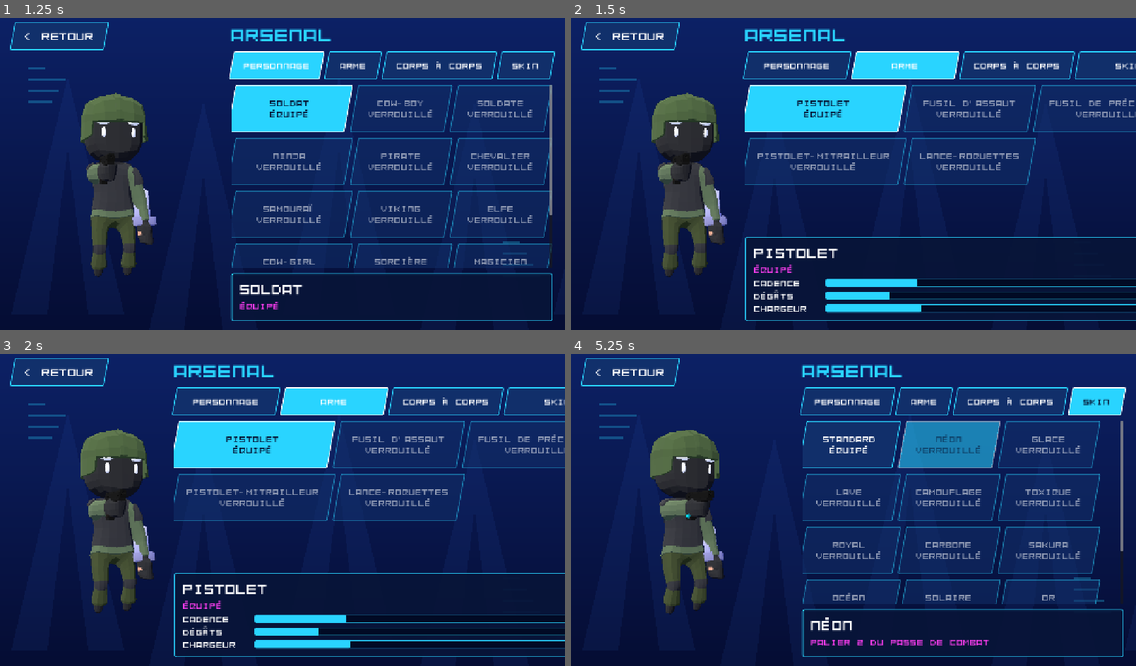
Above: before the commit, frames 1-4 (two rows, left to right).
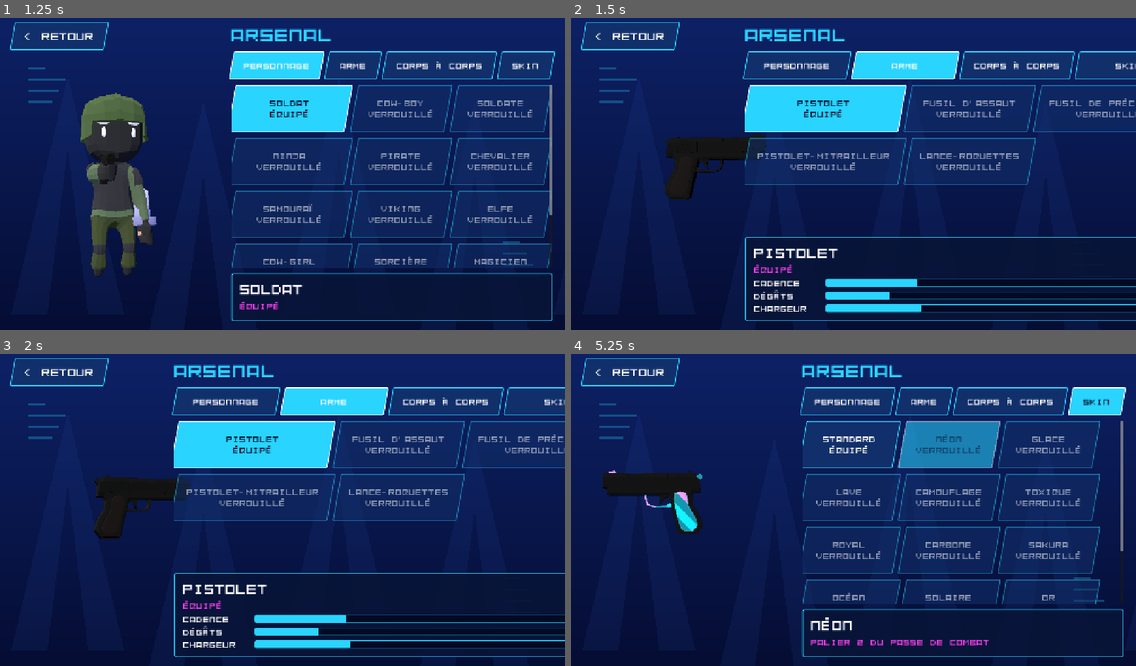
Above: after the commit, the same moments.

Repository: mariusortiz/overclock
Game: Godot game, scene res://scenes/armory.tscn
Two runs of this game, one before a commit and one after it. Both use one fixed random seed, a clock stepped at 60 frames per second and the inputs below. This scene is started directly instead of the project's main scene.
Inputs:
- Up to frame 1 (1.25 s): click "PERSONNAGE" at 0.5 s
- Up to frame 2 (1.5 s): click "ARME" at 1.25 s
- Up to frame 3 (2 s): no input
- Up to frame 4 (5.25 s): click "PERSONNAGE" at 2 s; click "CORPS À CORPS" at 2.75 s; click "SKIN" at 3.5 s; click "Standard ÉQUIPÉ" at 4.25 s; click "Néon VERROUILLÉ" at 5 s

Frame 1 is identical in both runs. In frame 2, 5.4% of the frame differs, in the area x 14-35%, y 23-84%; in frame 3, 5.3%; in frame 4, 5.7%, in the area x 5-28%, y 24-84%.

Commit message:
Add weapon crates, skin kill effects and floating weapons in the armory
Co-Authored-By: Claude Fable 5.2 <noreply@anthropic.com>
Claude-Session: https://claude.ai/code/session_01TMrhLU8C9hMQ3DU14F1G1z

Diff:
--- a/scripts/armory.gd
+++ b/scripts/armory.gd
@@ -50,6 +50,15 @@
 	for i in _tab_bar.get_child_count():
 		(_tab_bar.get_child(i) as Button).button_pressed = i == index
 	_viewed = _equipped()
+	# Weapons are shown alone, floating; the character only in its own tab.
+	match _tabs[index].key:
+		Loadout.CHARACTER_KEY:
+			_stage.focus(CharacterStage.Focus.CHARACTER)
+		Loadout.MELEE_KEY:
+			_stage.focus(CharacterStage.Focus.MELEE)
+		_:
+			_stage.focus(CharacterStage.Focus.WEAPON)
+	_stage.show_loadout()
 	_refresh()
 
 
--- a/scripts/boss.gd
+++ b/scripts/boss.gd
@@ -53,6 +53,7 @@
 	model_height = info.height
 	model_hover = info.hover
 	drop_chance = 1.0
+	kill_effects_enabled = false
 
 
 func _ready() -> void:
--- a/scripts/character_model.gd
+++ b/scripts/character_model.gd
@@ -60,6 +60,24 @@
 		_animation_player.play(_animations[action], 0.0, 0.0)
 	else:
 		_animation_player.play(_animations[action], 0.15, speed)
+
+
+## Repaints the whole model in one color (death effects).
+func tint(color: Color, glow := 0.0) -> void:
+	var material := StandardMaterial3D.new()
+	material.albedo_color = color
+	if glow > 0.0:
+		material.emission_enabled = true
+		material.emission = color
+		material.emission_energy_multiplier = glow
+	for mesh: MeshInstance3D in find_children("*", "MeshInstance3D", true, false):
+		mesh.material_override = material
+
+
+## Stops on the current frame.
+func stop() -> void:
+	_current_action = &""
+	_animation_player.pause()
 
 
 ## Holds one frame of an action, `seconds` into its animation.
--- a/scripts/character_stage.gd
+++ b/scripts/character_stage.gd
@@ -2,12 +2,19 @@
 extends SubViewportContainer
 ## 3D showcase used by the menus: the player's character holding the chosen
 ## weapons, on a transparent background so the 2D backdrop shows through.
+## It can also show one weapon alone, floating and spinning (see `focus`).
+
+enum Focus { CHARACTER, WEAPON, MELEE }
 
 const TURN_SPEED := 0.35
 const TURN_RANGE := 0.5  # radians each side of facing the camera
+const SPIN_SPEED := 0.9
+const FLOAT_HEIGHT := 1.05
+const FLOAT_SCALE := {Focus.WEAPON: 2.6, Focus.MELEE: 1.6}
 
 var _time := 0.0
 var _character: CharacterModel
+var _focus := Focus.CHARACTER
 
 @onready var _pivot: Node3D = $SubViewport/World/Pivot
 @onready var _weapon_holder: Node3D = $SubViewport/World/Pivot/WeaponHolder
@@ -17,10 +24,32 @@
 func _process(delta: float) -> void:
 	# Sway around the pose facing the camera.
 	_time += delta
+	if _focus != Focus.CHARACTER:
+		# One weapon alone: it floats and turns on itself.
+		_pivot.rotation.y = PI
+		var holder := _weapon_holder if _focus == Focus.WEAPON else _melee_holder
+		holder.position = Vector3(0, FLOAT_HEIGHT + sin(_time * 1.6) * 0.05, 0)
+		holder.rotation = Vector3(0, _time * SPIN_SPEED, 0)
+		return
 	_pivot.rotation.y = PI + sin(_time * TURN_SPEED) * TURN_RANGE
 	if _character:
 		_character.place_in_hand(_weapon_holder, "R", false)
 		_character.place_in_hand(_melee_holder, "L", true, true)
+
+
+## What the stage shows: the character with the loadout in hand, or one
+## weapon alone.
+func focus(what: Focus) -> void:
+	_focus = what
+	if _character:
+		_character.visible = what == Focus.CHARACTER
+	_weapon_holder.visible = what != Focus.MELEE
+	_melee_holder.visible = what != Focus.WEAPON
+	for holder: Node3D in [_weapon_holder, _melee_holder]:
+		holder.transform = Transform3D.IDENTITY
+	if what != Focus.CHARACTER:
+		var holder := _weapon_holder if what == Focus.WEAPON else _melee_holder
+		holder.scale = Vector3.ONE * FLOAT_SCALE[what]
 
 
 func show_character(item: Dictionary) -> void:
@@ -30,6 +59,7 @@
 	_character = Loadout.instantiate_character(item)
 	_pivot.add_child(_character)
 	_character.play(&"aim")
+	_character.visible = _focus == Focus.CHARACTER
 
 
 ## `skin` defaults to the equipped one.
--- /dev/null
+++ b/scripts/effects.gd
@@ -0,0 +1,33 @@
+class_name Effects
+## Small one-shot visual effects shared by several scripts.
+
+
+## A burst of small colored cubes at `at`. With `rise`, they float upward
+## (embers, bubbles) instead of flying out and falling.
+static func burst(parent: Node, at: Vector3, color: Color, amount := 24, rise := false) -> void:
+	var material := StandardMaterial3D.new()
+	material.shading_mode = BaseMaterial3D.SHADING_MODE_UNSHADED
+	material.albedo_color = color
+	var cube := BoxMesh.new()
+	cube.size = Vector3.ONE * 0.14
+	cube.material = material
+
+	var particles := CPUParticles3D.new()
+	particles.mesh = cube
+	particles.amount = amount
+	particles.lifetime = 1.0
+	particles.one_shot = true
+	particles.explosiveness = 0.2 if rise else 1.0
+	particles.emission_shape = CPUParticles3D.EMISSION_SHAPE_SPHERE
+	particles.emission_sphere_radius = 0.5
+	particles.direction = Vector3.UP
+	particles.spread = 25.0 if rise else 180.0
+	particles.gravity = Vector3(0, 1.5, 0) if rise else Vector3(0, -9.0, 0)
+	particles.initial_velocity_min = 1.0 if rise else 3.0
+	particles.initial_velocity_max = 2.5 if rise else 6.0
+	particles.scale_amount_min = 0.5
+	particles.scale_amount_max = 1.2
+	particles.position = at
+	parent.add_child(particles)
+	particles.emitting = true
+	parent.get_tree().create_timer(2.5).timeout.connect(particles.queue_free)
--- a/scripts/enemy.gd
+++ b/scripts/enemy.gd
@@ -35,6 +35,8 @@
 ## Size of the fitted model (see CharacterModel).
 var model_height := 1.75
 var model_hover := 0.0
+## Bosses always die their own way.
+var kill_effects_enabled := true
 @export var power_up_scene: PackedScene
 @export var drop_chance := 0.25
 
@@ -55,6 +57,8 @@
 var _attack_animation := &"shoot"
 var _aim_animation := &"aim"
 var _stun_left := 0.0
+var _kill_style := &""
+var _kill_color := Color.WHITE
 var _tween: Tween
 var _gravity: float = ProjectSettings.get_setting("physics/3d/default_gravity")
 
@@ -90,6 +94,12 @@
 ## Point the player's shots (and aim assist) should go for.
 func get_aim_position() -> Vector3:
 	return global_position + Vector3.UP * aim_height
+
+
+## Remembers how this enemy should die if the next damage kills it.
+func set_kill_effect(style: StringName, color: Color) -> void:
+	_kill_style = style
+	_kill_color = color
 
 
 ## True when a shot landing at `point` (world space) hits the head.
@@ -242,16 +252,52 @@
 	died.emit()
 	if randf() < drop_chance:
 		_drop_power_up()
-	_model.play(&"die")
 	_death_sound.play()
-	# Fall over, then shrink away.
 	if _tween:
 		_tween.kill()
 	_visual.scale = _base_scale
 	_tween = create_tween()
-	_tween.tween_interval(DEATH_ANIMATION_TIME)
-	_tween.tween_property(_visual, "scale", Vector3.ZERO, 0.2)
+	_play_death(_kill_style if kill_effects_enabled else &"")
 	_tween.tween_callback(queue_free)
+
+
+## Animates the death on `_tween`. The style comes from the skin of the gun
+## that made the kill.
+func _play_death(style: StringName) -> void:
+	var scene := get_tree().current_scene
+	var chest := get_aim_position()
+	match style:
+		&"melt":  # sinks into a puddle, bubbling
+			_model.play(&"die")
+			_model.tint(_kill_color, 0.6)
+			Effects.burst(scene, chest, _kill_color, 20, true)
+			_tween.tween_property(_visual, "scale", _base_scale * Vector3(1.5, 0.04, 1.5), 1.0)
+			_tween.tween_property(_visual, "scale", Vector3.ZERO, 0.3)
+		&"shatter":  # freezes solid, then breaks apart
+			_model.stop()
+			_model.tint(_kill_color.lerp(Color.WHITE, 0.4), 0.3)
+			_tween.tween_interval(0.45)
+			_tween.tween_callback(Effects.burst.bind(scene, chest, _kill_color, 36))
+			_tween.tween_property(_visual, "scale", Vector3.ZERO, 0.05)
+		&"burn":  # chars, glowing, with rising embers
+			_model.play(&"die")
+			_model.tint(Color(0.12, 0.08, 0.06).lerp(_kill_color, 0.35), 1.2)
+			Effects.burst(scene, chest, _kill_color, 28, true)
+			_tween.tween_property(_visual, "scale", _base_scale * Vector3(0.6, 0.15, 0.6), 1.0)
+			_tween.tween_property(_visual, "scale", Vector3.ZERO, 0.2)
+		&"vanish":  # stretches into a beam of light
+			_model.stop()
+			_model.tint(_kill_color, 2.5)
+			_tween.tween_property(_visual, "scale", _base_scale * Vector3(0.05, 2.6, 0.05), 0.4)
+			_tween.tween_callback(Effects.burst.bind(scene, chest + Vector3.UP, _kill_color, 14, true))
+		&"burst":  # explodes into a shower of pieces
+			Effects.burst(scene, chest, _kill_color, 48)
+			Effects.burst(scene, chest, Color.WHITE, 16)
+			_tween.tween_property(_visual, "scale", Vector3.ZERO, 0.08)
+		_:  # falls over, then shrinks away
+			_model.play(&"die")
+			_tween.tween_interval(DEATH_ANIMATION_TIME)
+			_tween.tween_property(_visual, "scale", Vector3.ZERO, 0.2)
 
 
 func _scale_visual_to(target_scale: Vector3, duration: float) -> void:
--- a/scripts/loadout.gd
+++ b/scripts/loadout.gd
@@ -24,22 +24,23 @@
 ## Weapon skins are finishes: they keep the gun's shape. A skin with a pattern
 ## (assets/textures/skins/<id>.png, see tools/make_skin_textures.py) repaints
 ## the gun's body; "glow" makes it emit light; "scope" and "silencer" mount
-## accessories; "shot" colors the tracer, the impact and the muzzle flash.
+## accessories; "shot" colors the tracer, the impact and the muzzle flash;
+## "kill" is the way enemies die when shot with it (see Enemy._die).
 const SKINS := [
-	{"id": "skin_standard", "name": "Standard", "pattern": false, "glow": 0.0, "scope": false, "silencer": false, "shot": Color(1.0, 0.85, 0.4)},
-	{"id": "skin_neon", "name": "Néon", "pattern": true, "glow": 0.5, "scope": false, "silencer": false, "shot": Color(0.0, 0.9, 1.0)},
-	{"id": "skin_ice", "name": "Glace", "pattern": true, "glow": 0.15, "scope": true, "silencer": false, "shot": Color(0.65, 0.9, 1.0)},
-	{"id": "skin_lava", "name": "Lave", "pattern": true, "glow": 0.5, "scope": false, "silencer": false, "shot": Color(1.0, 0.4, 0.1)},
-	{"id": "skin_camo", "name": "Camouflage", "pattern": true, "glow": 0.0, "scope": false, "silencer": true, "shot": Color(0.7, 0.9, 0.3)},
-	{"id": "skin_toxic", "name": "Toxique", "pattern": true, "glow": 0.4, "scope": true, "silencer": false, "shot": Color(0.6, 1.0, 0.1)},
-	{"id": "skin_royal", "name": "Royal", "pattern": true, "glow": 0.1, "scope": true, "silencer": false, "shot": Color(0.7, 0.4, 1.0)},
-	{"id": "skin_carbon", "name": "Carbone", "pattern": true, "glow": 0.0, "scope": true, "silencer": true, "shot": Color(1, 1, 1)},
-	{"id": "skin_sakura", "name": "Sakura", "pattern": true, "glow": 0.1, "scope": false, "silencer": false, "shot": Color(1.0, 0.5, 0.8)},
-	{"id": "skin_ocean", "name": "Océan", "pattern": true, "glow": 0.15, "scope": false, "silencer": true, "shot": Color(0.2, 0.6, 1.0)},
-	{"id": "skin_solar", "name": "Solaire", "pattern": true, "glow": 0.3, "scope": false, "silencer": true, "shot": Color(1.0, 0.9, 0.3)},
-	{"id": "skin_gold", "name": "Or", "pattern": true, "glow": 0.2, "scope": true, "silencer": true, "shot": Color(1.0, 0.85, 0.3)},
+	{"id": "skin_standard", "kill": &"", "name": "Standard", "pattern": false, "glow": 0.0, "scope": false, "silencer": false, "shot": Color(1.0, 0.85, 0.4)},
+	{"id": "skin_neon", "kill": &"vanish", "name": "Néon", "pattern": true, "glow": 0.5, "scope": false, "silencer": false, "shot": Color(0.0, 0.9, 1.0)},
+	{"id": "skin_ice", "kill": &"shatter", "name": "Glace", "pattern": true, "glow": 0.15, "scope": true, "silencer": false, "shot": Color(0.65, 0.9, 1.0)},
+	{"id": "skin_lava", "kill": &"burn", "name": "Lave", "pattern": true, "glow": 0.5, "scope": false, "silencer": false, "shot": Color(1.0, 0.4, 0.1)},
+	{"id": "skin_camo", "kill": &"", "name": "Camouflage", "pattern": true, "glow": 0.0, "scope": false, "silencer": true, "shot": Color(0.7, 0.9, 0.3)},
+	{"id": "skin_toxic", "kill": &"melt", "name": "Toxique", "pattern": true, "glow": 0.4, "scope": true, "silencer": false, "shot": Color(0.6, 1.0, 0.1)},
+	{"id": "skin_royal", "kill": &"vanish", "name": "Royal", "pattern": true, "glow": 0.1, "scope": true, "silencer": false, "shot": Color(0.7, 0.4, 1.0)},
+	{"id": "skin_carbon", "kill": &"", "name": "Carbone", "pattern": true, "glow": 0.0, "scope": true, "silencer": true, "shot": Color(1, 1, 1)},
+	{"id": "skin_sakura", "kill": &"burst", "name": "Sakura", "pattern": true, "glow": 0.1, "scope": false, "silencer": false, "shot": Color(1.0, 0.5, 0.8)},
+	{"id": "skin_ocean", "kill": &"melt", "name": "Océan", "pattern": true, "glow": 0.15, "scope": false, "silencer": true, "shot": Color(0.2, 0.6, 1.0)},
+	{"id": "skin_solar", "kill": &"burn", "name": "Solaire", "pattern": true, "glow": 0.3, "scope": false, "silencer": true, "shot": Color(1.0, 0.9, 0.3)},
+	{"id": "skin_gold", "kill": &"shatter", "name": "Or", "pattern": true, "glow": 0.2, "scope": true, "silencer": true, "shot": Color(1.0, 0.85, 0.3)},
 	# Not in the battle pass: earned by beating the final boss.
-	{"id": "skin_champion", "name": "Champion", "pattern": true, "glow": 0.6, "scope": true, "silencer": true, "shot": Color(1.0, 0.3, 0.9)},
+	{"id": "skin_champion", "kill": &"burst", "name": "Champion", "pattern": true, "glow": 0.6, "scope": true, "silencer": true, "shot": Color(1.0, 0.3, 0.9)},
 ]
 const CHAMPION_SKIN_ID := "skin_champion"
 const CHAMPION_KEY := "champion"
--- a/scripts/main.gd
+++ b/scripts/main.gd
@@ -11,6 +11,10 @@
 const DEATH_SLOW_MOTION := 0.3
 const DEATH_TITLE_TIME := 3.0
 const VICTORY_TIME := 5.0
+## Seconds into a wave before its weapon crate is dropped.
+const CRATE_DELAY := 8.0
+## Crates land within this distance of the arena center, on each axis.
+const CRATE_AREA := 24.0
 ## Arenas, in the order they are visited: a new one after each boss.
 const ARENAS: Array[PackedScene] = [
 	preload("res://scenes/arenas/station.tscn"),
@@ -53,6 +57,7 @@
 	player.weapon.hit_confirmed.connect(hud.reticle.show_hit)
 	player.melee.hit_confirmed.connect(hud.reticle.show_hit)
 	player.weapon.ammo_changed.connect(hud.set_ammo)
+	player.weapon.equipped.connect(_on_weapon_equipped)
 	player.health_changed.connect(hud.set_health)
 	player.damaged.connect(hud.flash_damage)
 	player.damaged.connect(_vibrate)
@@ -99,7 +104,12 @@
 			and (OS.is_debug_build() or OS.has_feature("web")):
 		# Test shortcut (debug and web builds): destroys every robot.
 		for enemy in get_tree().get_nodes_in_group("targets"):
+			player.weapon.tag_kill(enemy)
 			enemy.take_damage(9999)
+	elif event is InputEventKey and event.pressed and event.keycode == KEY_F7 \
+			and (OS.is_debug_build() or OS.has_feature("web")):
+		# Test shortcut (debug and web builds): drops a weapon crate.
+		_drop_crate()
 	elif event is InputEventKey and event.pressed and event.keycode == KEY_F8 \
 			and (OS.is_debug_build() or OS.has_feature("web")):
 		# Test shortcut (debug and web builds): the next wave is a boss wave.
@@ -153,6 +163,28 @@
 func _on_wave_started(number: int) -> void:
 	get_tree().call_group("chests", "close")
 	hud.show_banner("VAGUE %d  ·  BOSS" % number if waves.is_boss_wave() else "VAGUE %d" % number)
+	# One weapon crate per wave, a moment after it starts.
+	var arena := _arena
+	await get_tree().create_timer(CRATE_DELAY, false).timeout
+	if arena == _arena and not _arena_change_pending:
+		_drop_crate()
+
+
+## Drops a weapon crate a few meters from the player.
+func _drop_crate() -> void:
+	if player.health <= 0:
+		return
+	var offset := Vector3.FORWARD.rotated(Vector3.UP, randf() * TAU) * randf_range(8.0, 14.0)
+	var at := player.global_position + offset
+	var crate := SupplyCrate.new()
+	crate.position = Vector3(clampf(at.x, -CRATE_AREA, CRATE_AREA), 0, clampf(at.z, -CRATE_AREA, CRATE_AREA))
+	crate.collected.connect(player.weapon.equip_temporary)
+	add_child(crate)
+	hud.show_banner("CAISSE D'ARME EN APPROCHE")
+
+
+func _on_weapon_equipped(weapon_name: String) -> void:
+	hud.show_banner(weapon_name.to_upper())
 
 
 func _on_boss_spawned(boss: Boss) -> void:
--- a/scripts/minimap.gd
+++ b/scripts/minimap.gd
@@ -2,7 +2,7 @@
 extends Control
 ## Round radar: the player is at the center and "up" is where they look.
 ## Enemies are red dots (bosses bigger), power-ups use their own color,
-## charged healing pads are green and closed chests yellow.
+## charged healing pads are green, closed chests yellow and weapon crates orange.
 ## Anything out of range sticks to the edge.
 
 const RANGE := 32.0
@@ -32,6 +32,8 @@
 	for chest: Chest in get_tree().get_nodes_in_group("chests"):
 		if chest.is_closed():
 			_draw_dot(player, chest.global_position, CHEST_COLOR, 4.0)
+	for crate: Node3D in get_tree().get_nodes_in_group("crates"):
+		_draw_dot(player, crate.global_position, SupplyCrate.COLOR, 5.0)
 	for power_up: PowerUp in get_tree().get_nodes_in_group("power_ups"):
 		_draw_dot(player, power_up.global_position, PowerUp.INFO[power_up.type].color, 3.0)
 	for enemy: Node3D in get_tree().get_nodes_in_group("targets"):
--- /dev/null
+++ b/scripts/supply_crate.gd
@@ -0,0 +1,101 @@
+class_name SupplyCrate
+extends Area3D
+## Crate dropped from the sky under a parachute. Once landed, walking into it
+## hands the player a random gun for a few magazines.
+
+signal collected(weapon: Dictionary)
+
+const FALL_SPEED := 5.0
+const START_HEIGHT := 30.0
+const LIFETIME_ON_GROUND := 40.0
+## Decks are 3 m high: anything higher is the top of a prop.
+const MAX_LANDING_HEIGHT := 3.3
+const COLOR := Color(1.0, 0.55, 0.1)
+const MODEL := preload("res://assets/models/melee/box-large.glb")
+
+var _ground_y := 0.0
+var _landed := false
+var _age_on_ground := 0.0
+var _parachute := MeshInstance3D.new()
+var _beacon := MeshInstance3D.new()
+
+
+func _ready() -> void:
+	add_to_group("transient")
+	add_to_group("crates")
+	collision_layer = 0
+	collision_mask = 2
+	body_entered.connect(_on_body_entered)
+
+	var model: Node3D = MODEL.instantiate()
+	model.scale = Vector3.ONE * 3.0
+	add_child(model)
+	var shape := CollisionShape3D.new()
+	var box := BoxShape3D.new()
+	box.size = Vector3(2.2, 2.2, 2.2)
+	shape.shape = box
+	shape.position.y = 0.8
+	add_child(shape)
+
+	var glow := StandardMaterial3D.new()
+	glow.shading_mode = BaseMaterial3D.SHADING_MODE_UNSHADED
+	glow.transparency = BaseMaterial3D.TRANSPARENCY_ALPHA
+	glow.albedo_color = Color(COLOR, 0.55)
+	# Parachute: a wide cone above the crate.
+	var canopy := CylinderMesh.new()
+	canopy.top_radius = 0.1
+	canopy.bottom_radius = 1.8
+	canopy.height = 1.2
+	canopy.material = glow
+	_parachute.mesh = canopy
+	_parachute.position.y = 3.2
+	add_child(_parachute)
+	# Beacon: a tall beam so the crate can be found from afar.
+	var beam := CylinderMesh.new()
+	beam.top_radius = 0.12
+	beam.bottom_radius = 0.12
+	beam.height = 14.0
+	beam.material = glow
+	_beacon.mesh = beam
+	_beacon.position.y = 8.0
+	_beacon.visible = false
+	add_child(_beacon)
+
+	# Find the ground (or a deck) below the drop point. A few tries around it
+	# avoid landing on top of a tall prop.
+	var space := get_world_3d().direct_space_state
+	var from := Vector3(global_position.x, START_HEIGHT, global_position.z)
+	for attempt in 8:
+		var query := PhysicsRayQueryParameters3D.create(from, from + Vector3.DOWN * (START_HEIGHT + 5.0), 1)
+		var hit := space.intersect_ray(query)
+		_ground_y = hit.position.y if not hit.is_empty() else 0.0
+		if _ground_y <= MAX_LANDING_HEIGHT:
+			break
+		from += Vector3(randf_range(-4.0, 4.0), 0, randf_range(-4.0, 4.0))
+	global_position = from
+
+
+func _physics_process(delta: float) -> void:
+	if _landed:
+		_age_on_ground += delta
+		if _age_on_ground >= LIFETIME_ON_GROUND:
+			queue_free()
+		return
+	global_position.y -= FALL_SPEED * delta
+	if global_position.y <= _ground_y:
+		global_position.y = _ground_y
+		_landed = true
+		_parachute.visible = false
+		_beacon.visible = true
+		# The player may already be standing where it lands.
+		for body in get_overlapping_bodies():
+			_on_body_entered(body)
+
+
+func _on_body_entered(body: Node3D) -> void:
+	if not _landed or not body is Player:
+		return
+	var current: Dictionary = (body as Player).weapon.current_data
+	var choices := Loadout.WEAPONS.filter(func(item: Dictionary) -> bool: return item.id != current.id)
+	collected.emit(choices.pick_random())
+	queue_free()
--- a/scripts/weapon.gd
+++ b/scripts/weapon.gd
@@ -7,10 +7,14 @@
 ## `headshot` is true when the shot hit the head.
 signal hit_confirmed(headshot: bool)
 signal ammo_changed(current: int, magazine: int, reloading: bool)
+## A gun was taken in hand (the player's own, or one found in a crate).
+signal equipped(weapon_name: String)
 
 const TRACER_COLOR := Color(0, 0.9, 1)
 const FLASH_TIME := 0.04
 const HEADSHOT_MULTIPLIER := 2
+## Magazines that come with a gun found in a crate.
+const TEMPORARY_MAGAZINES := 3
 const ROCKET_SCENE := preload("res://scenes/rocket.tscn")
 
 @export var max_range := 200.0
@@ -30,12 +34,19 @@
 var damage_multiplier := 1
 ## Perk.Type -> level, shared with the player.
 var perks := {}
+## The Loadout.WEAPONS entry in hand.
+var current_data := {}
 ## When set, the gun is held in this character's right hand.
 var holder: CharacterModel
 
 var _cooldown := 0.0
 var _reloading := false
 var _muzzle_offset := Vector3.ZERO
+## The player's own gun, to come back to after a temporary one.
+var _own_data := {}
+var _temporary_magazines := 0
+var _kill_style := &""
+var _kill_color := Color.WHITE
 var _use_aim_assist := DisplayServer.is_touchscreen_available()
 var _tracer_mesh := BoxMesh.new()
 var _lightning_mesh := BoxMesh.new()
@@ -62,6 +73,20 @@
 ## Applies a Loadout.WEAPONS entry: model, stats, full magazine.
 func setup(data: Dictionary, owner_perks: Dictionary) -> void:
 	perks = owner_perks
+	_own_data = data
+	_equip(data)
+
+
+## Swaps to a gun found in a crate. It lasts a few magazines, then the
+## player's own gun comes back.
+func equip_temporary(data: Dictionary) -> void:
+	_temporary_magazines = TEMPORARY_MAGAZINES
+	_equip(data)
+
+
+func _equip(data: Dictionary) -> void:
+	current_data = data
+	_reloading = false
 	fire_rate = data.fire_rate
 	damage = data.damage
 	magazine_size = data.magazine
@@ -69,9 +94,15 @@
 	zoom_fov = data.zoom_fov
 	blast_radius = data.get("blast_radius", 0.0)
 
+	for old in _model_pivot.get_children():
+		_model_pivot.remove_child(old)
+		old.queue_free()
 	_model_pivot.add_child(Loadout.instantiate_weapon(data))
-	# The skin also colors the shots.
-	var shot_color: Color = Loadout.selected_skin().shot
+	# The skin also colors the shots and decides how enemies die.
+	var skin := Loadout.selected_skin()
+	var shot_color: Color = skin.shot
+	_kill_style = skin.kill
+	_kill_color = shot_color
 	(_tracer_mesh.material as StandardMaterial3D).albedo_color = shot_color
 	(_impact_mesh.material as StandardMaterial3D).albedo_color = shot_color
 	($Muzzle/Flash/Mesh as MeshInstance3D).material_override = _fx_material(shot_color.lerp(Color.WHITE, 0.5))
@@ -81,6 +112,7 @@
 
 	ammo = get_magazine_size()
 	ammo_changed.emit(ammo, get_magazine_size(), false)
+	equipped.emit(data.name)
 
 
 func get_magazine_size() -> int:
@@ -178,7 +210,13 @@
 
 
 ## Damages an enemy and applies the fire and ice perks.
+## Makes `enemy` die the way the equipped skin kills, if it dies next.
+func tag_kill(enemy: Node3D) -> void:
+	enemy.set_kill_effect(_kill_style, _kill_color)
+
+
 func _damage_with_elements(enemy: Node3D, multiplier := 1) -> void:
+	tag_kill(enemy)
 	enemy.take_damage(damage * damage_multiplier * multiplier)
 	if _level(Perk.Type.FIRE) > 0:
 		enemy.ignite(_level(Perk.Type.FIRE))
@@ -210,6 +248,7 @@
 			closest_distance = distance
 	if closest:
 		_spawn_tracer(_lightning_mesh, from, closest.get_aim_position(), 0.15)
+		tag_kill(closest)
 		closest.take_damage(_level(Perk.Type.LIGHTNING))
 
 
@@ -218,13 +257,23 @@
 	_spawn_fx(_explosion_mesh, point, 0.2)
 	for target: Node3D in get_tree().get_nodes_in_group("targets"):
 		if target != direct_hit and point.distance_to(target.get_aim_position()) <= Perk.EXPLOSION_RADIUS:
+			tag_kill(target)
 			target.take_damage(_level(Perk.Type.EXPLOSIVE))
 
 
 func _reload() -> void:
+	# A temporary gun is dropped once its magazines are spent.
+	if _temporary_magazines > 0:
+		_temporary_magazines -= 1
+		if _temporary_magazines == 0:
+			_equip(_own_data)
+			return
 	_reloading = true
 	ammo_changed.emit(ammo, get_magazine_size(), true)
+	var reloaded := current_data
 	await get_tree().create_timer(reload_time, false).timeout
+	if current_data != reloaded:
+		return  # the gun changed while reloading
 	ammo = get_magazine_size()
 	_reloading = false
 	ammo_changed.emit(ammo, get_magazine_size(), false)
Binary file added: assets/models/melee/box-large.glb
